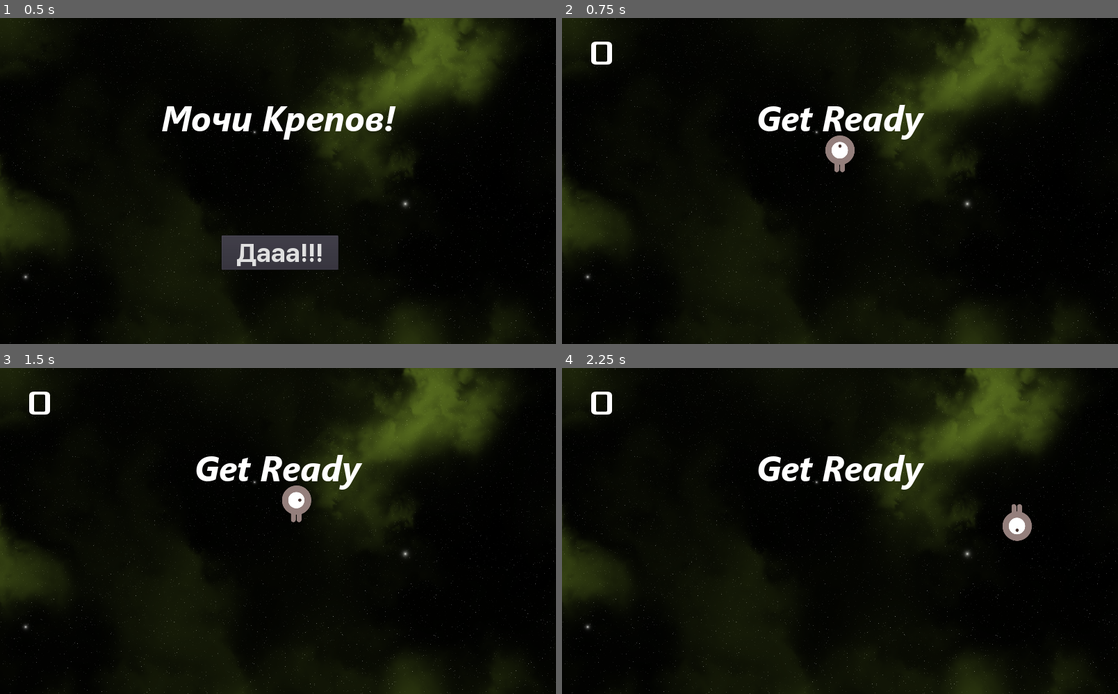
Above: before the commit, frames 1-4 (two rows, left to right).
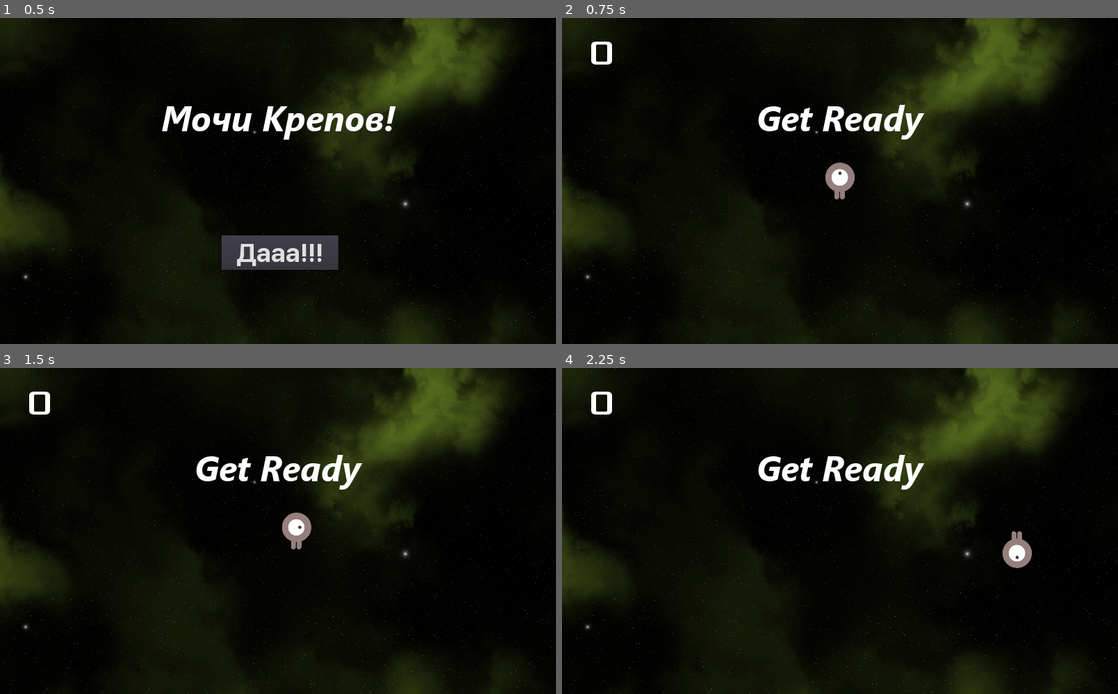
Above: after the commit, the same moments.

Repository: dcheva/v3-02-2d
Game: Godot game, scene res://Main.tscn
The game is run twice, just before and just after one commit, with the same random seed, the same clock (stepped at 60 frames per second) and the same inputs.
Inputs:
- Up to frame 1 (0.5 s): no input
- Up to frame 2 (0.75 s): click "Дааа!!!" at 0.5 s
- Up to frame 3 (1.5 s): tap Enter at 1.25 s; hold Right (move_right) from 1.28 s (still down)
- Up to frame 4 (2.25 s): release Right (move_right) at 2.03 s; hold Down (move_down) from 2.03 s (still down)

Frame 1 is identical in both runs. In frame 2, 0.8% of the frame differs, in the area x 47-53%, y 36-56%; in frame 3, 0.8%, in the area x 50-56%, y 36-56%; in frame 4, 0.8%.

Commit message:
Add Sounds

Diff:
--- a/Main.gd
+++ b/Main.gd
@@ -6,7 +6,6 @@
 func _ready():
 	# Init
 	$"StartPosition".position = get_viewport_rect().size / 2
-	$"StartPosition".position.y -= 50
 	randomize()
 
 func new_game():
@@ -17,12 +16,15 @@
 	$StartTimer.start()
 	$HUD.update_score(score)
 	$HUD.show_message("Get Ready")
+	$Music.play()
 
 func game_over():
 	$ScoreTimer.stop()
 	$MobTimer.stop()
 	$Player.hide()
 	$HUD.show_game_over()
+	$Music.stop()
+	$DeathSound.play()
 
 func _on_ScoreTimer_timeout():
 	score += 1
--- a/Main.tscn
+++ b/Main.tscn
@@ -1,10 +1,12 @@
-[gd_scene load_steps=7 format=2]
+[gd_scene load_steps=9 format=2]
 
 [ext_resource path="res://Main.gd" type="Script" id=1]
 [ext_resource path="res://Mob.tscn" type="PackedScene" id=2]
 [ext_resource path="res://Player.tscn" type="PackedScene" id=3]
 [ext_resource path="res://art/Space002.png" type="Texture" id=4]
 [ext_resource path="res://HUD.tscn" type="PackedScene" id=5]
+[ext_resource path="res://art/Lofi hip hop Volume 1) - 04 - Eepy Boy (Loop Version).ogg" type="AudioStream" id=6]
+[ext_resource path="res://art/Mecha SOUND SOURCE 39.wav" type="AudioStream" id=7]
 
 [sub_resource type="Curve2D" id=1]
 _data = {
@@ -15,6 +17,12 @@
 script = ExtResource( 1 )
 score = 5
 mob_scene = ExtResource( 2 )
+
+[node name="Music" type="AudioStreamPlayer" parent="."]
+stream = ExtResource( 6 )
+
+[node name="DeathSound" type="AudioStreamPlayer" parent="."]
+stream = ExtResource( 7 )
 
 [node name="TextureRect" type="TextureRect" parent="."]
 anchor_right = 1.0
Not shown, removed: art/House In a Forest Loop.ogg
Not shown, added: art/Lofi hip hop Volume 1) - 04 - Eepy Boy (Loop Version).ogg
Not shown, added: art/Mecha SOUND SOURCE 39.wav
Not shown, removed: art/gameover.wav
